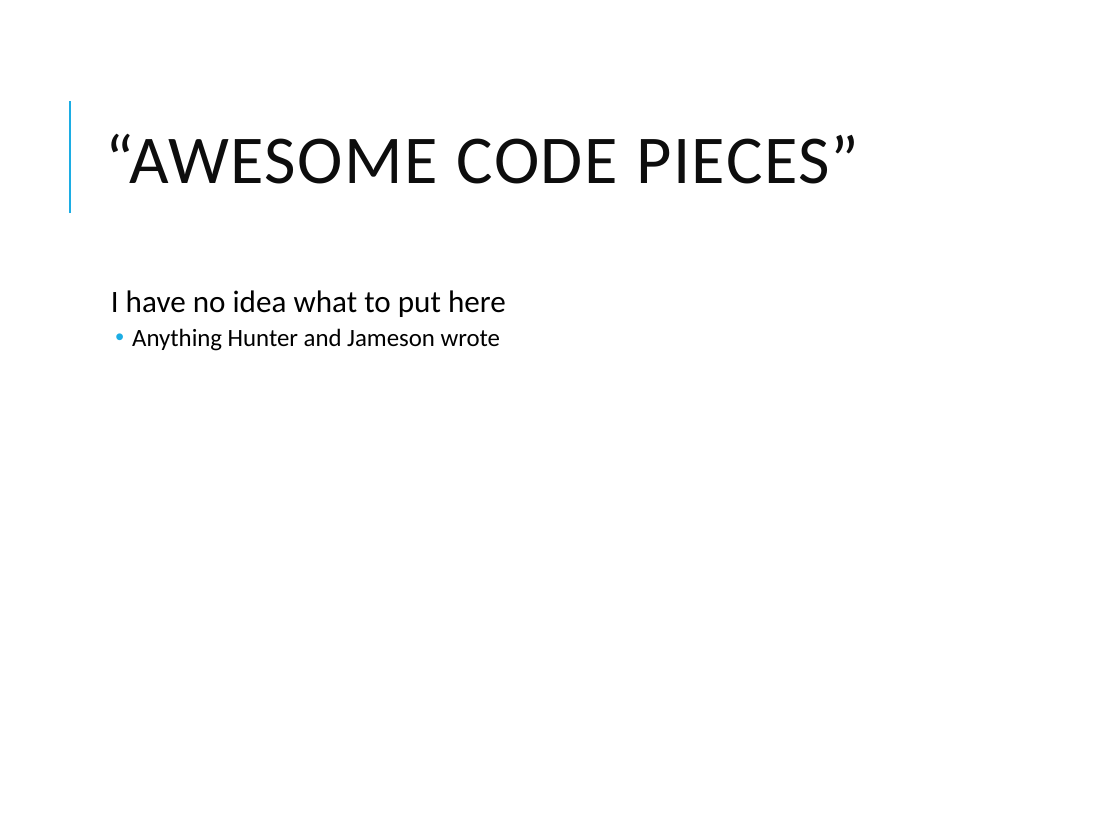
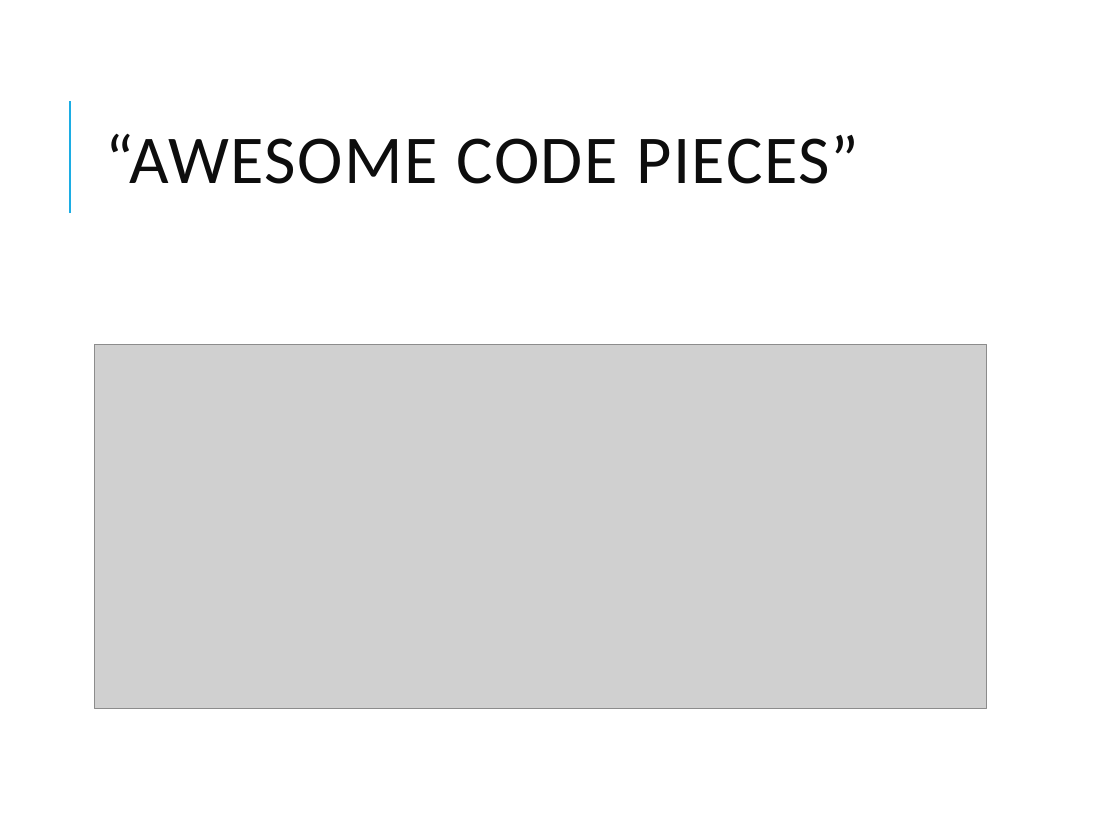
Before and after one commit to calebdehaan/Software1Project, a slide deck: slide 6 of Trythis.pptx (slide 5 before the commit). Drawn at 1120x840 pixels with LibreOffice and Linux fonts; fonts in the diff are those of the drawing; grey boxes stand for pictures. Boxes give left, top, right and bottom in pixels: in the first picture for what was removed or moved away, otherwise in the second. Text is boxed around its words. In the diff, an @@ line names an element or a change of style, - is before the commit and + after.

```diff
--- a/Trythis.pptx
+++ b/Trythis.pptx
@@ text removed at box(111, 290, 506, 351) @@
-  I have no idea what to put here
-  • Anything Hunter and Jameson wrote
@@ picture added at box(94, 344, 987, 708) @@
```
Also in this commit, not shown: 3 slides added, 1 slide removed.
